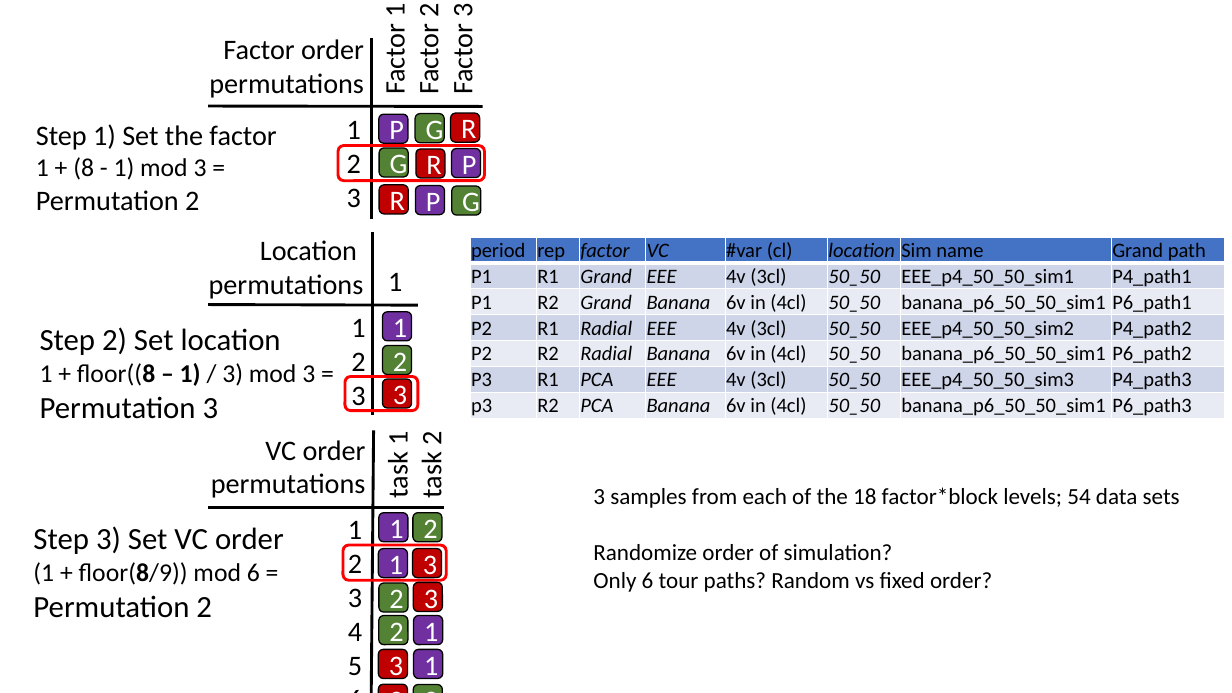
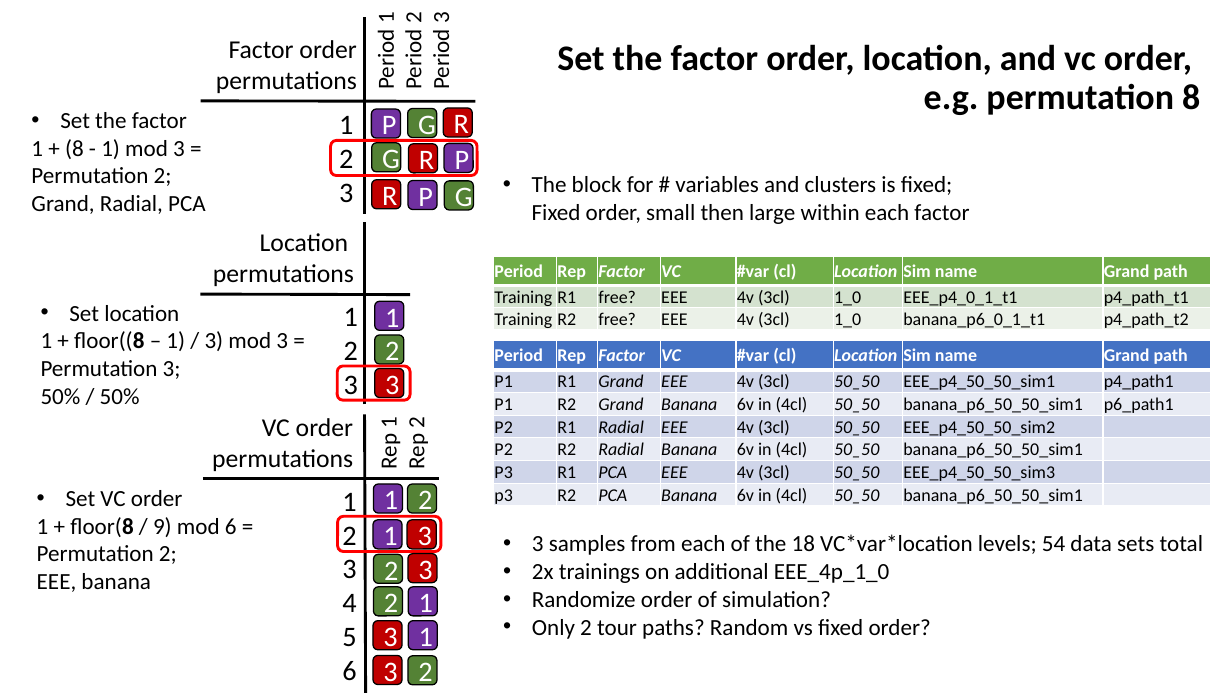
Before and after one commit to nspyrison/spinifex_study, a slide deck: slide 3 of paper/figures/Experimental design graphics.pptx. Drawn at 1232x693 pixels with LibreOffice and Linux fonts; fonts in the diff are those of the drawing. Boxes give left, top, right and bottom in pixels: in the first picture for what was removed or moved away, otherwise in the second. Text is boxed around its words. In the diff, an @@ line names an element or a change of style, - is before the commit and + after.

Commit message:
block handling and loading

```diff
--- a/paper/figures/Experimental design graphics.pptx
+++ b/paper/figures/Experimental design graphics.pptx
@@ text "Factor order": place and size @@
-text "Factor order" at [209, 39, 364, 98]
+text "Factor order" at [216, 40, 357, 93]
@@ line moved from (372, 219) - (372, 38) to (364, 213) - (364, 18) @@
@@ text at [372, 13, 455, 88]: text changed; size 22 to 18 pt @@
-Factor 1
-Factor 2
-Factor 3
+Period 1
+Period 2
+Period 3
@@ title added at [557, 44, 1200, 115], 28 pt, text #000000, bold @@
+Set the factor order, location, and vc order,
+e.g. permutation 8
@@ text "Set the factor": place and size @@
-text "Set the factor" at [36, 124, 276, 211]
+text "Set the factor" at [31, 112, 206, 214]
@@ text at [60, 112, 187, 128]: text changed; size 22 to 18 pt @@
-Step 1) Set the factor
+• Set the factor
@@ 10 rounded rectangles, 1 text, 1 line: place and size @@
-10 rounded rectangles, 1 text, 1 line at [208, 106, 485, 214]
+10 rounded rectangles, 1 text, 1 line at [201, 101, 478, 210]
@@ text at [31, 139, 185, 159]: size 20 to 18 pt in "1 + (8 - 1) mod 3 ..." @@
@@ text at [31, 167, 206, 214]: text changed; size 22 to 18 pt @@
-Permutation 2
+Permutation 2;
+Grand, Radial, PCA
@@ text added at [532, 176, 969, 224], 18 pt, text #000000 @@
+• The block for # variables and clusters is fixed;
+  Fixed order, small then large within each factor
@@ text "Location": place and size @@
-text "Location" at [209, 240, 364, 299]
+text "Location" at [213, 233, 354, 286]
@@ line moved from (372, 415) - (372, 232) to (365, 405) - (365, 222) @@
@@ table added at [494, 256, 1210, 332], 3 rows, 8 columns @@
+Period | Rep | Factor | VC | #var (cl) | Location | Sim name | Grand path
+Training | R1 | free? | EEE | 4v (3cl) | 1_0 | EEE_p4_0_1_t1 | p4_path_t1
+Training | R2 | free? | EEE | 4v (3cl) | 1_0 | banana_p6_0_1_t1 | p4_path_t2
@@ text "Set location": place and size @@
-text "Set location" at [40, 363, 315, 419]
+text "Set location" at [41, 305, 288, 404]
@@ line moved from (208, 305) - (418, 305) to (201, 294) - (410, 295) @@
@@ text removed at [388, 273, 402, 291] @@
-1
@@ text at [69, 305, 179, 321]: text changed; size 24 to 18 pt @@
-Step 2) Set location
+• Set location
@@ text at [41, 331, 288, 351]: size 20 to 18 pt in "1 + floor((8 – 1) / 3) ..."; bold off in "– 1)" @@
@@ table at [494, 341, 1210, 508] @@
-row 1: period | rep | factor | VC | #var (cl) | location | Sim name | Grand path
+row 1: Period | Rep | Factor | VC | #var (cl) | Location | Sim name | Grand path
-row 2, column 8: P4_path1
+row 2, column 8: p4_path1
-row 3, column 8: P6_path1
+row 3, column 8: p6_path1
-row 4, column 8: P4_path2
+row 4, column 8: 
-row 5, column 8: P6_path2
+row 5, column 8: 
-row 6, column 8: P4_path3
+row 6, column 8: 
-row 7, column 8: P6_path3
+row 7, column 8: 
@@ size 16 to 14 pt in "VC", "#var (cl)", "Sim name", "Grand path" and 42 more places @@
@@ text colour #000000 to #FFFFFF, bold on in "VC", "#var (cl)", "Sim name", "Grand path" @@
@@ table: place and size @@
-table at [470, 237, 1226, 420]
+table at [494, 341, 1210, 508]
@@ text at [41, 360, 181, 404]: text changed; size 24 to 18 pt @@
-Permutation 3
+Permutation 3;
+50% / 50%
@@ 4 rounded rectangles, 1 text: place and size @@
-4 rounded rectangles, 1 text at [345, 311, 418, 411]
+4 rounded rectangles, 1 text at [337, 301, 410, 401]
@@ size 22 to 20 pt in 3 elements at [216, 40, 357, 93], [213, 233, 354, 286], [212, 418, 353, 471] @@
@@ text "VC order": place and size @@
-text "VC order" at [211, 440, 366, 498]
+text "VC order" at [212, 418, 353, 471]
@@ line moved from (372, 693) - (373, 431) to (366, 693) - (365, 414) @@
@@ text at [375, 418, 430, 468]: text changed; size 22 to 18 pt @@
-task 1
-task 2
+Rep 1
+Rep 2
@@ text at [37, 490, 237, 592]: text changed; size 24 to 18 pt @@
-Step 3) Set VC order
-(1 + floor(8/9)) mod 6 =
-Permutation 2
+• Set VC order
+1 + floor(8 / 9) mod 6 =
+Permutation 2;
+EEE, banana
@@ 13 rounded rectangles, 1 text, 1 line: place and size @@
-13 rounded rectangles, 1 text, 1 line at [208, 507, 446, 693]
+13 rounded rectangles, 1 text, 1 line at [202, 479, 441, 685]
@@ text "3 samples from each of ...": place and size @@
-text "3 samples from each of ..." at [593, 487, 1180, 592]
+text "3 samples from each of ..." at [532, 534, 1204, 639]
@@ text at [532, 534, 1204, 583]: text changed @@
-3 samples from each of the 18 factor*block levels; 54 data sets
+• 3 samples from each of the 18 VC*var*location levels; 54 data sets total
+• 2x trainings on additional EEE_4p_1_0
@@ text at [532, 591, 831, 607]: bullet none to • @@
@@ text at [532, 619, 931, 639]: text changed @@
-Only 6 tour paths? Random vs fixed order?
+• Only 2 tour paths? Random vs fixed order?
```
Also in this commit, not shown: 2 other slides changed, 2 other files.
